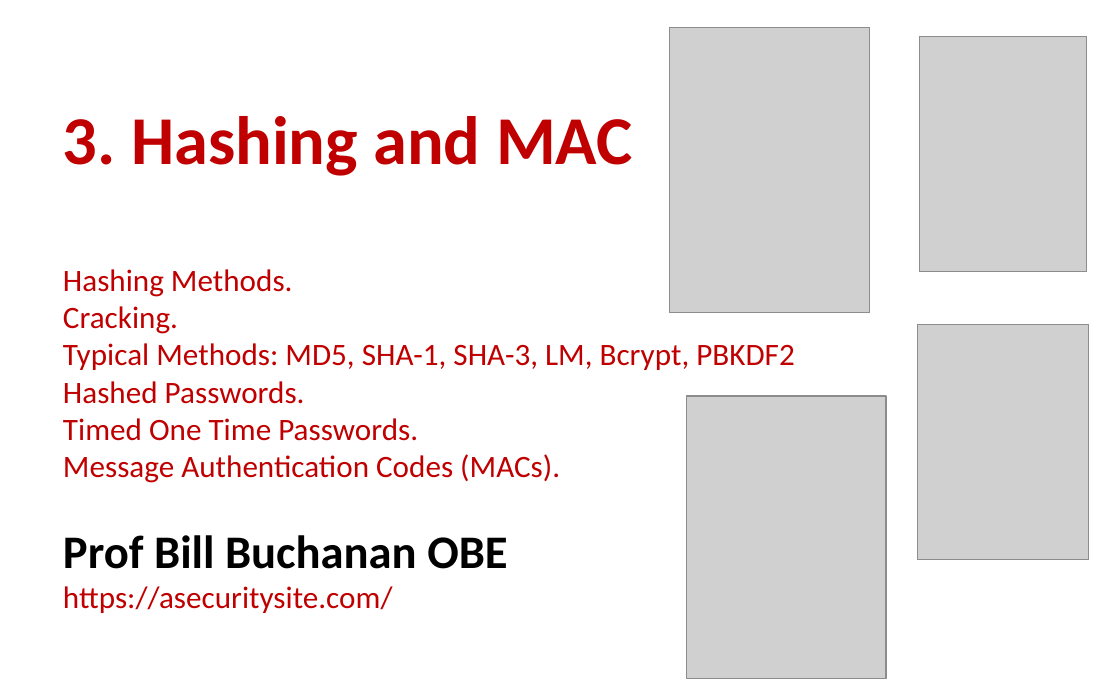
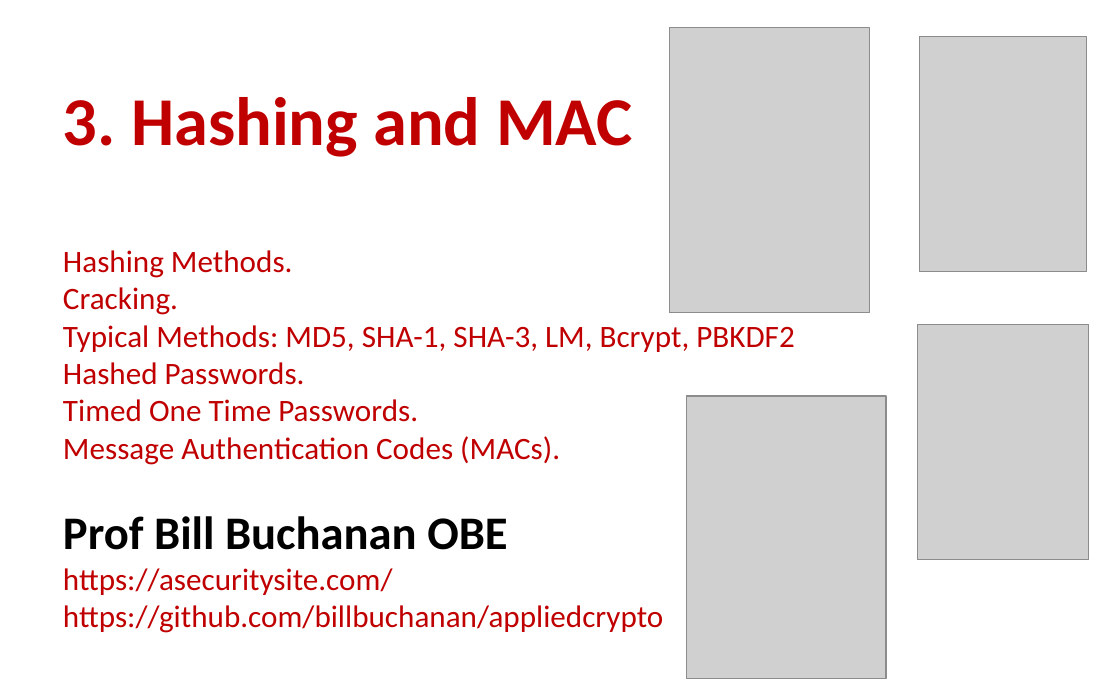
Before and after one commit to billbuchanan/appliedcrypto, a slide deck: slide 9 of unit00_introduction/unit01_introduction.pptx (slide 10 before the commit). Drawn at 1120x700 pixels with LibreOffice and Linux fonts; fonts in the diff are those of the drawing; grey boxes stand for pictures. Boxes give left, top, right and bottom in pixels: in the first picture for what was removed or moved away, otherwise in the second. Text is boxed around its words. In the diff, an @@ line names an element or a change of style, - is before the commit and + after.

```diff
--- a/unit00_introduction/unit01_introduction.pptx
+++ b/unit00_introduction/unit01_introduction.pptx
@@ title at (63, 97, 794, 633): text changed @@
-3. Hashing and MAC
-Hashing Methods.
-Cracking.
-Typical Methods: MD5, SHA-1, SHA-3, LM, Bcrypt, PBKDF2
-Hashed Passwords.
-Timed One Time Passwords.
-Message Authentication Codes (MACs).
-Prof Bill Buchanan OBE
-https://asecuritysite.com/
+3. Hashing and MAC
+Hashing Methods.
+Cracking.
+Typical Methods: MD5, SHA-1, SHA-3, LM, Bcrypt, PBKDF2
+Hashed Passwords.
+Timed One Time Passwords.
+Message Authentication Codes (MACs).
+Prof Bill Buchanan OBE
+https://asecuritysite.com/
+https://github.com/billbuchanan/appliedcrypto
```
Also in this commit, not shown: 12 other slides changed, 1 slide added, 1 slide removed, 5 other files.
